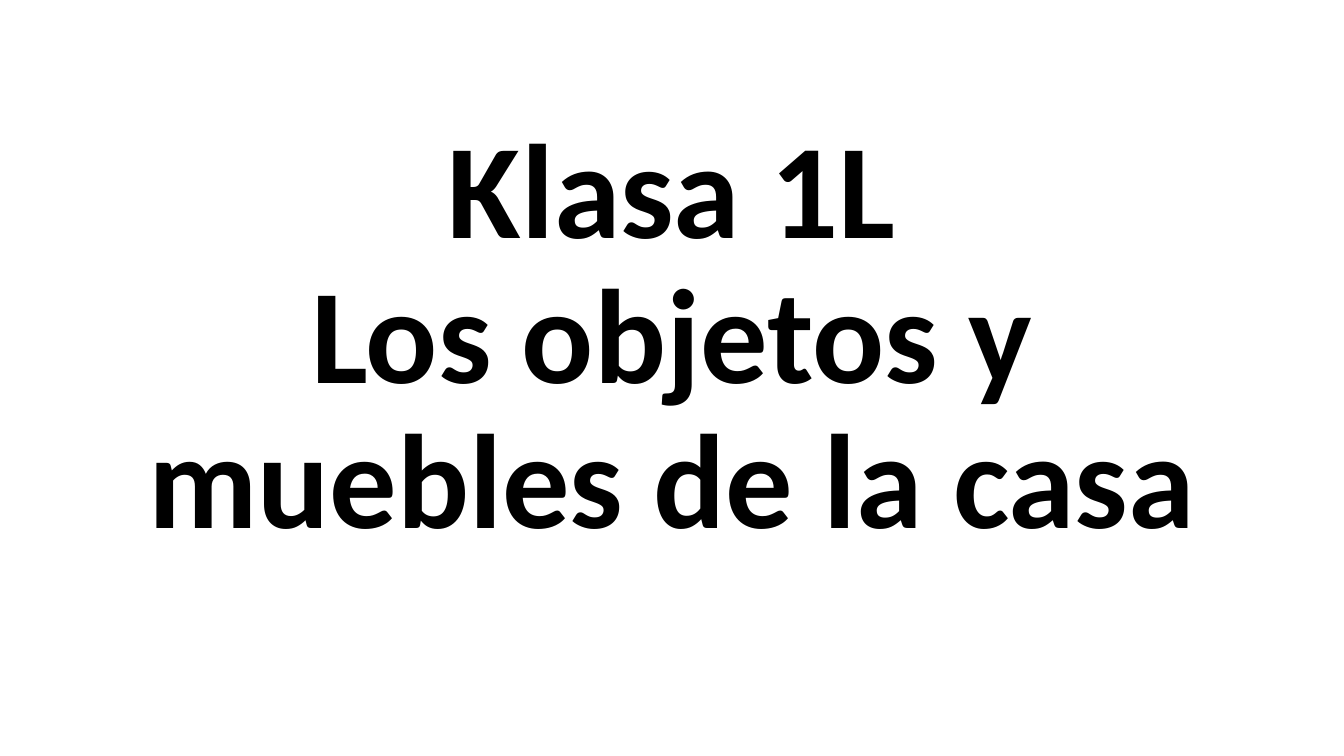
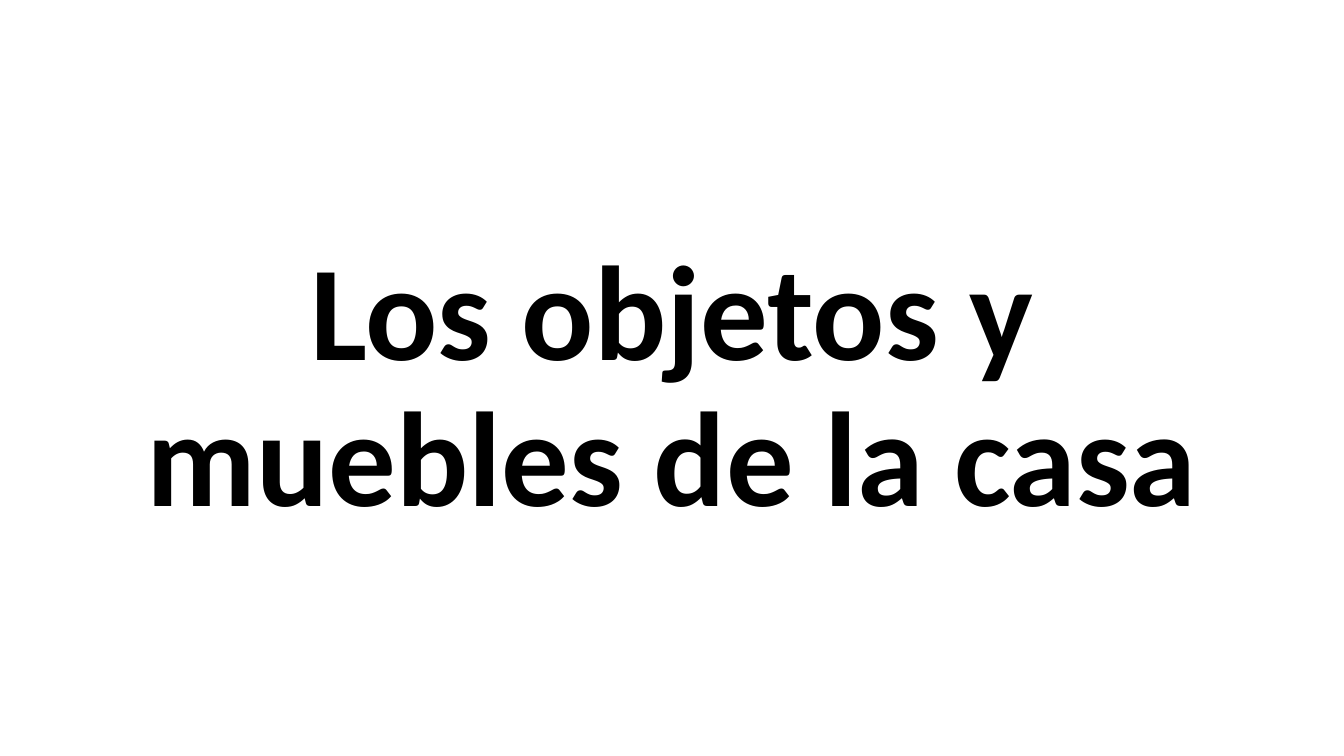
Before and after one commit to wojciechkrakowiak7-arch/Fajna-strona, a slide deck: slide 1 of pliki hiszpański/Los objetos y los mueblos de la casa.pptx. Drawn at 1344x756 pixels with LibreOffice and Linux fonts; fonts in the diff are those of the drawing. Boxes give left, top, right and bottom in pixels: in the first picture for what was removed or moved away, otherwise in the second. Text is boxed around its words. In the diff, an @@ line names an element or a change of style, - is before the commit and + after.

```diff
--- a/pliki hiszpański/Los objetos y los mueblos de la casa.pptx
+++ b/pliki hiszpański/Los objetos y los mueblos de la casa.pptx
@@ title at [147,265,1196,507]: text changed; size 96 to 96.3 pt @@
-Klasa 1L
-Los objetos y muebles de la casa
+Los objetos y muebles de la casa
```
Also in this commit, not shown: 9 other files.
